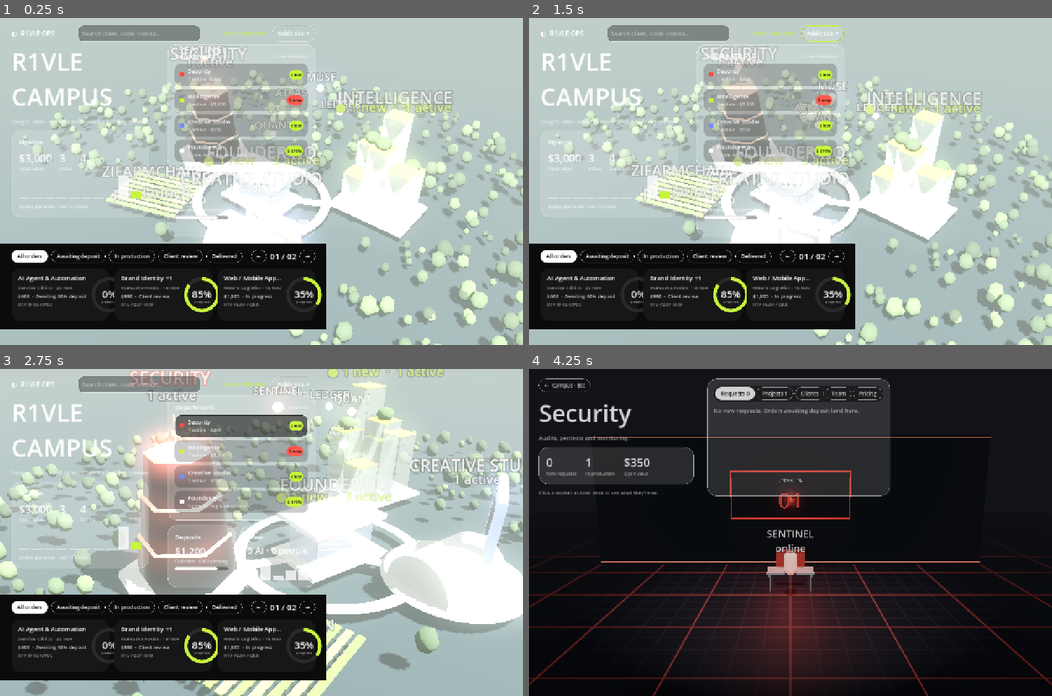
Above: before the commit, frames 1-4 (two rows, left to right).
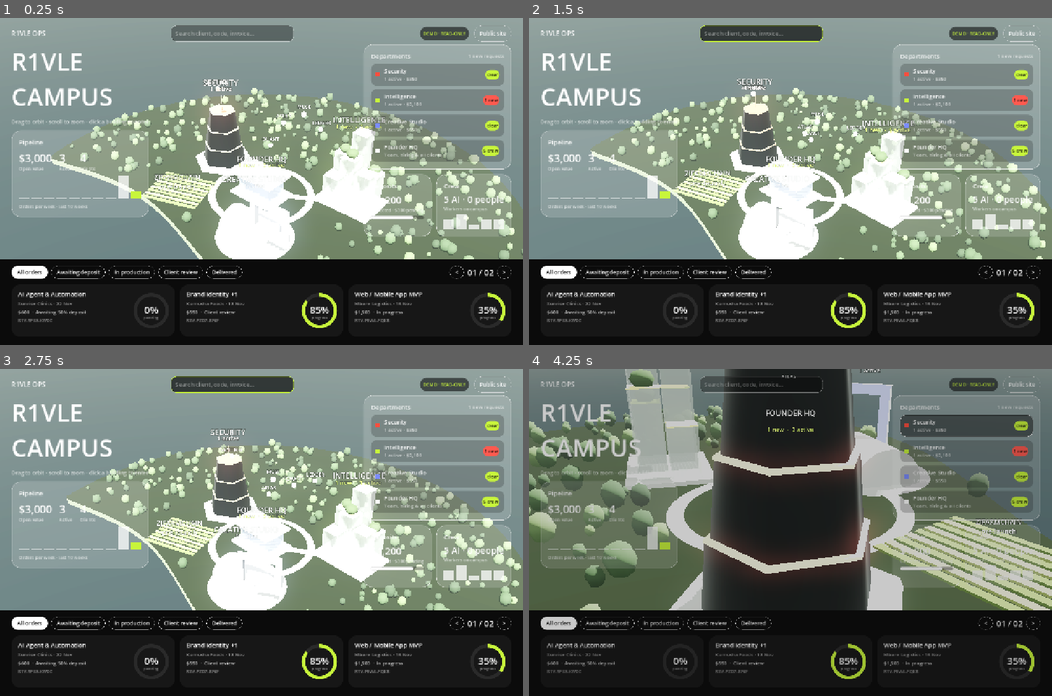
Above: after the commit, the same moments.

Repository: mkzlinux/r1vleops
Game: Godot game, scene res://scenes/campus.tscn
The game is run twice, just before and just after one commit, with the same random seed, the same clock (stepped at 60 frames per second) and the same inputs.
Inputs (mouse positions are in pixels of both pictures, inside the frame that each line leads up to):
- Up to frame 1 (0.25 s): no input
- Up to frame 2 (1.5 s): click (1020, 34) at 0.5 s, where only the run after the commit has a clickable "Public site"; click (821, 34) at 1.25 s, where only the run before the commit has a clickable "Public site ↗"
- Up to frame 3 (2.75 s): click (240, 424) at 2.02 s
- Up to frame 4 (4.25 s): click (968, 424) at 2.77 s; click (769, 450) at 3.52 s

The runs differ from the first frame. In frame 1, 81% of the frame differs, in the area x 0-100%, y 0-100%; in frame 2, 81%; in frame 3, 80%; in frame 4, 69%.

Commit message:
feat: verified Godot web export of the ops campus
- Commit the Godot 4.5.1 web export (public/ops-app) served at /ops.
- Island built with SurfaceTool (CSG produced an empty mesh in the web
  build); unshaded water so it doesn't mirror the pale sky.
- HUD anchors fill the viewport; smaller 3D labels; plain-text glyphs the
  default font supports; ACES tonemap with lighter fog and glow.
- Dark glass workspace panel in rooms so text stays legible.

Verified in Chromium: campus renders with live bridge data, entering a
department flies into its room, and "Confirm deposit" updates the
client's /track page.

Claude-Session: https://claude.ai/code/session_01Jp6YTGXSf6DshrYguvAEAQ

Diff:
--- a/godot/autoload/session.gd
+++ b/godot/autoload/session.gd
@@ -17,7 +17,7 @@
 	_curtain = ColorRect.new()
 	_curtain.color = Color(0.043, 0.043, 0.043, 0.0)
 	_curtain.mouse_filter = Control.MOUSE_FILTER_IGNORE
-	_curtain.set_anchors_preset(Control.PRESET_FULL_RECT)
+	_curtain.set_anchors_and_offsets_preset(Control.PRESET_FULL_RECT)
 	add_child(_curtain)
 
 
--- a/godot/scripts/campus/campus_building.gd
+++ b/godot/scripts/campus/campus_building.gd
@@ -57,7 +57,7 @@
 		return
 	var parts: PackedStringArray = []
 	if pending > 0:
-		parts.append("● %d new" % pending)
+		parts.append("%d new" % pending)
 	parts.append("%d active" % active)
 	_counts.text = "  ·  ".join(parts)
 	_counts.modulate = OpsUI.LIME if pending > 0 else Color(1, 1, 1, 0.85)
@@ -111,7 +111,7 @@
 	l.billboard = BaseMaterial3D.BILLBOARD_ENABLED
 	l.no_depth_test = true
 	l.fixed_size = true
-	l.pixel_size = 0.0011
+	l.pixel_size = 0.0005
 	l.font_size = font_size
 	l.outline_size = 10
 	l.outline_modulate = Color(0, 0, 0, 0.55)
--- a/godot/scripts/campus/campus_hud.gd
+++ b/godot/scripts/campus/campus_hud.gd
@@ -30,10 +30,10 @@
 
 
 func _ready() -> void:
-	set_anchors_preset(Control.PRESET_FULL_RECT)
+	set_anchors_and_offsets_preset(Control.PRESET_FULL_RECT)
 	mouse_filter = Control.MOUSE_FILTER_IGNORE
 	var root := OpsUI.vbox(0)
-	root.set_anchors_preset(Control.PRESET_FULL_RECT)
+	root.set_anchors_and_offsets_preset(Control.PRESET_FULL_RECT)
 	root.mouse_filter = Control.MOUSE_FILTER_IGNORE
 	add_child(root)
 	root.add_child(_build_top_bar())
@@ -64,7 +64,7 @@
 	var bar := OpsUI.hbox(12)
 	bar.mouse_filter = Control.MOUSE_FILTER_IGNORE
 	margin.add_child(bar)
-	bar.add_child(OpsUI.label("◐  R1VLE OPS", 16))
+	bar.add_child(OpsUI.label("R1VLE OPS", 16))
 	bar.add_child(OpsUI.spacer())
 	var search := LineEdit.new()
 	search.placeholder_text = "Search client, code, invoice…"
@@ -77,8 +77,12 @@
 	bar.add_child(search)
 	bar.add_child(OpsUI.spacer())
 	_mode_pill = OpsUI.label("", 11, OpsUI.LIME)
-	bar.add_child(_mode_pill)
-	var site := OpsUI.pill("Public site ↗")
+	var pill_bg := PanelContainer.new()
+	pill_bg.add_theme_stylebox_override("panel", OpsUI.box(Color(0, 0, 0, 0.55), 999, Color(0, 0, 0, 0), 8))
+	pill_bg.size_flags_vertical = Control.SIZE_SHRINK_CENTER
+	pill_bg.add_child(_mode_pill)
+	bar.add_child(pill_bg)
+	var site := OpsUI.pill("Public site")
 	site.pressed.connect(func() -> void: OpsApi.open_site("/"))
 	bar.add_child(site)
 	return margin
@@ -147,12 +151,12 @@
 	_filters_row = OpsUI.hbox(8)
 	tools.add_child(_filters_row)
 	tools.add_child(OpsUI.spacer())
-	var prev := OpsUI.pill("←")
+	var prev := OpsUI.pill("<")
 	prev.pressed.connect(func() -> void:
 		_page = maxi(0, _page - 1)
 		_render_strip())
 	_pager_label = OpsUI.label("01 / 01", 20)
-	var next := OpsUI.pill("→")
+	var next := OpsUI.pill(">")
 	next.pressed.connect(func() -> void:
 		_page += 1
 		_render_strip())
@@ -209,7 +213,7 @@
 	btn.add_theme_stylebox_override("pressed", hover)
 	btn.add_theme_stylebox_override("focus", hover)
 	var row := OpsUI.hbox(10)
-	row.set_anchors_preset(Control.PRESET_FULL_RECT)
+	row.set_anchors_and_offsets_preset(Control.PRESET_FULL_RECT)
 	row.offset_left = 12
 	row.offset_right = -12
 	row.mouse_filter = Control.MOUSE_FILTER_IGNORE
@@ -314,7 +318,7 @@
 	btn.add_theme_stylebox_override("pressed", hover)
 	btn.add_theme_stylebox_override("focus", hover)
 	var row := OpsUI.hbox(10)
-	row.set_anchors_preset(Control.PRESET_FULL_RECT)
+	row.set_anchors_and_offsets_preset(Control.PRESET_FULL_RECT)
 	row.offset_left = 16
 	row.offset_right = -12
 	row.offset_top = 12
--- a/godot/scripts/campus/drones.gd
+++ b/godot/scripts/campus/drones.gd
@@ -68,7 +68,7 @@
 	tag.billboard = BaseMaterial3D.BILLBOARD_ENABLED
 	tag.no_depth_test = true
 	tag.fixed_size = true
-	tag.pixel_size = 0.001
+	tag.pixel_size = 0.00045
 	tag.font_size = 24
 	tag.outline_size = 8
 	tag.outline_modulate = Color(0, 0, 0, 0.6)
--- a/godot/scripts/campus/orbit_camera.gd
+++ b/godot/scripts/campus/orbit_camera.gd
@@ -15,7 +15,7 @@
 var target: Vector3 = Vector3(0, 2, 0)
 var yaw: float = deg_to_rad(40.0)
 var pitch: float = deg_to_rad(34.0)
-var distance: float = 46.0
+var distance: float = 60.0
 var is_flying: bool = false
 
 var _camera: Camera3D
--- a/godot/scripts/campus/world_builder.gd
+++ b/godot/scripts/campus/world_builder.gd
@@ -53,28 +53,62 @@
 	return mi
 
 
-## Island: a disc clipped by the river bank, extruded 1.2 units so the bank shows an edge.
-static func build_island() -> Node3D:
+## Island outline in world XZ: a disc clipped by the river bank.
+static func island_outline(steps: int = 120) -> PackedVector2Array:
 	var poly := PackedVector2Array()
-	var steps: int = 120
 	for i: int in steps:
 		var a: float = float(i) / steps * TAU
 		var x: float = cos(a) * ISLAND_RADIUS
-		var world_z: float = minf(sin(a) * ISLAND_RADIUS, bank_z(x))
-		poly.append(Vector2(x, -world_z))  # polygon Y maps to world -Z after the -90° X rotation
-	var island := CSGPolygon3D.new()
-	island.polygon = poly
-	island.depth = 1.2
-	island.rotation_degrees = Vector3(-90, 0, 0)
-	island.position = Vector3(0, -1.2, 0)
-	island.material = material(Color("#8a9a78"), 0.95)
-	return island
+		poly.append(Vector2(x, minf(sin(a) * ISLAND_RADIUS, bank_z(x))))
+	return poly
+
+
+## Island mesh: triangulated top face at y=0 plus vertical banks down to y=-1.2.
+static func build_island() -> MeshInstance3D:
+	var outline: PackedVector2Array = island_outline()
+	var tris: PackedInt32Array = Geometry2D.triangulate_polygon(outline)
+	var st := SurfaceTool.new()
+	st.begin(Mesh.PRIMITIVE_TRIANGLES)
+	st.set_normal(Vector3.UP)
+	for i: int in range(0, tris.size(), 3):
+		var a: Vector2 = outline[tris[i]]
+		var b: Vector2 = outline[tris[i + 1]]
+		var c: Vector2 = outline[tris[i + 2]]
+		var pa := Vector3(a.x, 0, a.y)
+		var pb := Vector3(b.x, 0, b.y)
+		var pc := Vector3(c.x, 0, c.y)
+		if (pb - pa).cross(pc - pa).y < 0.0:  # keep every top triangle facing up
+			var tmp: Vector3 = pb
+			pb = pc
+			pc = tmp
+		for p: Vector3 in [pa, pb, pc]:
+			st.add_vertex(p)
+	var depth: float = 1.2
+	for i: int in outline.size():
+		var p0: Vector2 = outline[i]
+		var p1: Vector2 = outline[(i + 1) % outline.size()]
+		var normal := Vector3(p1.y - p0.y, 0, -(p1.x - p0.x)).normalized()
+		var mid: Vector2 = (p0 + p1) / 2.0
+		if normal.dot(Vector3(mid.x, 0, mid.y)) < 0.0:
+			normal = -normal
+		st.set_normal(normal)
+		var top0 := Vector3(p0.x, 0, p0.y)
+		var top1 := Vector3(p1.x, 0, p1.y)
+		var bot0: Vector3 = top0 + Vector3(0, -depth, 0)
+		var bot1: Vector3 = top1 + Vector3(0, -depth, 0)
+		for p: Vector3 in [top0, bot0, top1, top1, bot0, bot1]:
+			st.add_vertex(p)
+	var mat: StandardMaterial3D = material(Color("#7f9168"), 0.95)
+	mat.cull_mode = BaseMaterial3D.CULL_DISABLED
+	return mesh_instance(st.commit(), mat)
 
 
 static func build_water() -> MeshInstance3D:
-	var plane := PlaneMesh.new()
-	plane.size = Vector2(400, 400)
-	return mesh_instance(plane, material(Color("#3b4c52"), 0.12, 0.65), Vector3(0, -0.9, 0))
+	var slab := BoxMesh.new()
+	slab.size = Vector3(400, 0.2, 400)
+	var water: StandardMaterial3D = material(Color("#4a5f63"))
+	water.shading_mode = BaseMaterial3D.SHADING_MODE_UNSHADED  # lit water mirrors the pale sky and washes out
+	return mesh_instance(slab, water, Vector3(0, -1.0, 0))
 
 
 static func build_roads() -> Node3D:
@@ -116,7 +150,7 @@
 	tag.billboard = BaseMaterial3D.BILLBOARD_ENABLED
 	tag.no_depth_test = true
 	tag.fixed_size = true
-	tag.pixel_size = 0.0011
+	tag.pixel_size = 0.0005
 	tag.font_size = 30
 	tag.outline_size = 8
 	tag.outline_modulate = Color(0, 0, 0, 0.55)
@@ -164,6 +198,7 @@
 	sphere.rings = 3
 	var mat := StandardMaterial3D.new()
 	mat.vertex_color_use_as_albedo = true
+	mat.vertex_color_is_srgb = true
 	mat.roughness = 0.9
 	sphere.material = mat
 
@@ -180,7 +215,7 @@
 	return mmi
 
 
-static func build_environment(sky_top: Color, horizon: Color, fog_color: Color, fog_density: float = 0.012) -> WorldEnvironment:
+static func build_environment(sky_top: Color, horizon: Color, fog_color: Color, fog_density: float = 0.0035) -> WorldEnvironment:
 	var sky_mat := ProceduralSkyMaterial.new()
 	sky_mat.sky_top_color = sky_top
 	sky_mat.sky_horizon_color = horizon
@@ -192,19 +227,20 @@
 	env.background_mode = Environment.BG_SKY
 	env.sky = sky
 	env.ambient_light_source = Environment.AMBIENT_SOURCE_SKY
-	env.ambient_light_energy = 0.9
-	env.tonemap_mode = Environment.TONE_MAPPER_FILMIC
+	env.ambient_light_energy = 0.45
+	env.tonemap_mode = Environment.TONE_MAPPER_ACES
+	env.tonemap_exposure = 0.95
 	env.fog_enabled = true
 	env.fog_light_color = fog_color
 	env.fog_density = fog_density
 	env.glow_enabled = true
-	env.glow_intensity = 0.6
+	env.glow_intensity = 0.25
 	var we := WorldEnvironment.new()
 	we.environment = env
 	return we
 
 
-static func build_sun(energy: float = 1.6) -> DirectionalLight3D:
+static func build_sun(energy: float = 1.15) -> DirectionalLight3D:
 	var sun := DirectionalLight3D.new()
 	sun.rotation_degrees = Vector3(-52, 35, 0)
 	sun.light_energy = energy
--- a/godot/scripts/room/order_detail.gd
+++ b/godot/scripts/room/order_detail.gd
@@ -27,7 +27,7 @@
 func _ready() -> void:
 	add_theme_constant_override("separation", 10)
 	size_flags_horizontal = Control.SIZE_EXPAND_FILL
-	var back := OpsUI.pill("←  Back to list")
+	var back := OpsUI.pill("< Back to list")
 	back.size_flags_horizontal = Control.SIZE_SHRINK_BEGIN
 	back.pressed.connect(func() -> void: back_requested.emit())
 	add_child(back)
@@ -116,7 +116,7 @@
 	_progress.value_changed.connect(func(v: float) -> void: _progress_label.text = "Progress · %d%%" % int(v))
 	col.add_child(_progress)
 	_note = TextEdit.new()
-	_note.placeholder_text = "Update note — the client sees this on their tracking page."
+	_note.placeholder_text = "Update note: the client sees this on their tracking page."
 	_note.custom_minimum_size.y = 72
 	_note.wrap_mode = TextEdit.LINE_WRAPPING_BOUNDARY
 	OpsUI.style_input(_note)
@@ -129,10 +129,10 @@
 	links.add_theme_constant_override("h_separation", 6)
 	links.add_theme_constant_override("v_separation", 6)
 	var code: String = str(order.get("trackingCode", ""))
-	var invoice := OpsUI.pill("Open invoice ↗")
+	var invoice := OpsUI.pill("Open invoice")
 	invoice.pressed.connect(func() -> void: OpsApi.open_url("/invoice/%s" % code))
 	links.add_child(invoice)
-	var track := OpsUI.pill("Client tracking view ↗")
+	var track := OpsUI.pill("Client tracking view")
 	track.pressed.connect(func() -> void: OpsApi.open_url("/track?code=%s" % code))
 	links.add_child(track)
 	var wa: String = str(order.get("client", {}).get("whatsapp", "")).replace(" ", "").replace("+", "")
--- a/godot/scripts/room/room.gd
+++ b/godot/scripts/room/room.gd
@@ -127,7 +127,7 @@
 	wall.size = Vector3(24, 8, 0.2)
 	add_child(WorldBuilder.mesh_instance(wall, WorldBuilder.material(Color("#0f1114"), 0.25, 0.6), Vector3(0, 4, -6)))
 	var strip_mat: StandardMaterial3D = WorldBuilder.emissive(_accent, 2.0)
-	for y: float in [0.15, 7.85]:
+	for y: float in [0.15]:  # floor cove only; a top strip would cut across the HUD
 		var strip := BoxMesh.new()
 		strip.size = Vector3(24, 0.06, 0.05)
 		add_child(WorldBuilder.mesh_instance(strip, strip_mat, Vector3(0, y, -5.85)))
@@ -209,7 +209,7 @@
 		tag.billboard = BaseMaterial3D.BILLBOARD_ENABLED
 		tag.no_depth_test = true
 		tag.fixed_size = true
-		tag.pixel_size = 0.001
+		tag.pixel_size = 0.00045
 		tag.font_size = 24
 		tag.outline_size = 8
 		tag.outline_modulate = Color(0, 0, 0, 0.6)
--- a/godot/scripts/room/room_hud.gd
+++ b/godot/scripts/room/room_hud.gd
@@ -28,11 +28,11 @@
 
 
 func _ready() -> void:
-	set_anchors_preset(Control.PRESET_FULL_RECT)
+	set_anchors_and_offsets_preset(Control.PRESET_FULL_RECT)
 	mouse_filter = Control.MOUSE_FILTER_IGNORE
 	_open_order_id = preselect_order_id
 	var margin := MarginContainer.new()
-	margin.set_anchors_preset(Control.PRESET_FULL_RECT)
+	margin.set_anchors_and_offsets_preset(Control.PRESET_FULL_RECT)
 	margin.mouse_filter = Control.MOUSE_FILTER_IGNORE
 	for side: String in ["left", "right", "top", "bottom"]:
 		margin.add_theme_constant_override("margin_" + side, 24)
@@ -74,7 +74,7 @@
 	var col := OpsUI.vbox(12)
 	col.custom_minimum_size.x = 380
 	col.mouse_filter = Control.MOUSE_FILTER_IGNORE
-	var back := OpsUI.pill("←  Campus · Esc")
+	var back := OpsUI.pill("< Campus · Esc")
 	back.size_flags_horizontal = Control.SIZE_SHRINK_BEGIN
 	back.pressed.connect(func() -> void: back_requested.emit())
 	col.add_child(back)
@@ -94,7 +94,8 @@
 
 
 func _build_right() -> Control:
-	var panel := OpsUI.glass(16)
+	var panel := PanelContainer.new()  # dark glass: Godot has no backdrop blur, so the room must not show through text
+	panel.add_theme_stylebox_override("panel", OpsUI.box(Color(0.06, 0.07, 0.09, 0.9), 22, Color(1, 1, 1, 0.18), 16))
 	panel.custom_minimum_size.x = 440
 	panel.size_flags_vertical = Control.SIZE_EXPAND_FILL
 	var col := OpsUI.vbox(12)
--- a/godot/scripts/room/room_panels.gd
+++ b/godot/scripts/room/room_panels.gd
@@ -27,7 +27,7 @@
 
 static func row_content(btn: Control) -> HBoxContainer:
 	var row := OpsUI.hbox(10)
-	row.set_anchors_preset(Control.PRESET_FULL_RECT)
+	row.set_anchors_and_offsets_preset(Control.PRESET_FULL_RECT)
 	row.offset_left = 14
 	row.offset_right = -14
 	row.offset_top = 10
@@ -83,14 +83,14 @@
 	for w: Dictionary in workers:
 		var p := plain_row()
 		var row := OpsUI.hbox(10)
-		row.add_child(OpsUI.label("◉" if w.get("kind", "") == "ai" else "☺", 22, OpsUI.LIME if w.get("kind", "") == "ai" else Color.WHITE))
+		row.add_child(OpsUI.label("AI" if w.get("kind", "") == "ai" else "HU", 14, OpsUI.LIME if w.get("kind", "") == "ai" else Color.WHITE))
 		var info := OpsUI.vbox(2)
 		info.size_flags_horizontal = Control.SIZE_EXPAND_FILL
 		info.add_child(OpsUI.label(str(w.get("name", "")), 14))
 		info.add_child(OpsUI.muted(str(w.get("role", "")), 12))
 		row.add_child(info)
 		var status: String = str(w.get("status", ""))
-		row.add_child(OpsUI.label("● " + status, 12, STATUS_COLORS.get(status, Color.WHITE)))
+		row.add_child(OpsUI.label(status.to_upper(), 11, STATUS_COLORS.get(status, Color.WHITE)))
 		p.add_child(row)
 		list.add_child(p)
 	list.add_child(_hire_form(default_dept))
Not shown, added: godot/autoload/ops_api.gd.uid
Not shown, added: godot/autoload/session.gd.uid
Not shown, added: godot/icon.svg.import
Not shown, added: godot/scripts/campus/campus.gd.uid
Not shown, added: godot/scripts/campus/campus_building.gd.uid
Not shown, added: godot/scripts/campus/campus_hud.gd.uid
Not shown, added: godot/scripts/campus/drones.gd.uid
Not shown, added: godot/scripts/campus/orbit_camera.gd.uid
Not shown, added: godot/scripts/campus/world_builder.gd.uid
Not shown, added: godot/scripts/room/order_detail.gd.uid
Not shown, added: godot/scripts/room/room.gd.uid
Not shown, added: godot/scripts/room/room_hud.gd.uid
(and 10 more such lines)
